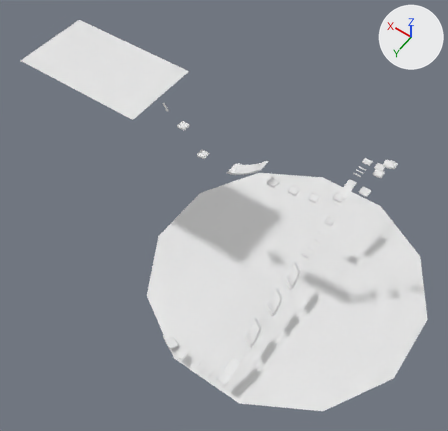
The glTF model assets/level_mohamed/Base_platform_backup.glb as it was, and as the next commit left it.
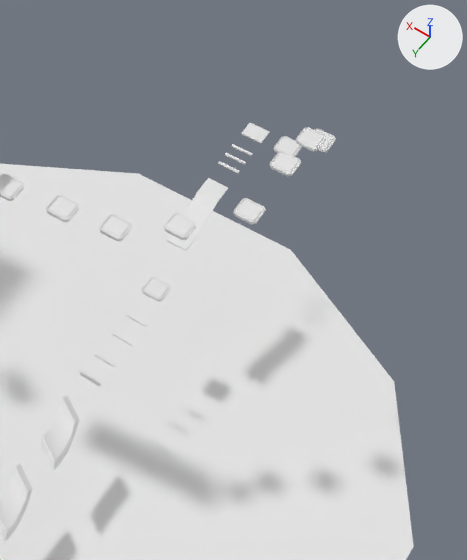
The first picture shows the older version from a 50 mm camera at (-17.1, 36.6, 62.7) aimed at (7.7, 1.9, 8.1). The close-ups show the older and then the newer version on the part from 60% to 100% of the width and 26% to 75% of the height of that picture. Only the edits that show in the close-ups are written down. Lighting does not change. The marker at upper right points along +X, +Y and +Z. Materials are left out; every surface is plain grey. Where no turn or scale is listed for an object, it has been applied to the vertices. Vertices at exactly the same position are counted once.

Names of what the first close-up shows: 'cuboid'.
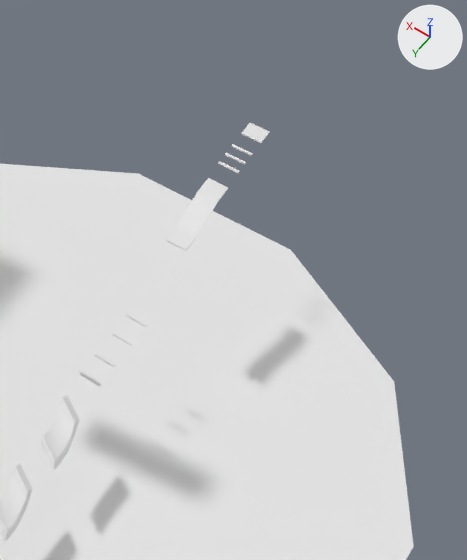
Where the change shows, as pixel boxes (x1, y1, x2, y2) in the close-ups (467 x 560 px):
part 1 of me_mesh_0, deleted: before (0, 127, 336, 301)

What the commit changed:
me_mesh_0 is used by ob_cuboid; location (3.62, 15.56, 1.5).
me_mesh_0 had 699 vertices, 1230 faces and spanned x -19.6..29.5, y -31.6..0.5, z -1.7..18.2.
me_mesh_0 now has 411 vertices, 702 faces and spans x -19.6..29.5, y -31.6..0.5, z -1.7..18.0.
me_mesh_0 part 1: 12 loose pieces with 288 vertices, spanning x -9.0..10.4, y -29.8..-14.0, z 4.6..16.5, are deleted.
Other edits to the shape of me_mesh_0 do not show in these pictures.
